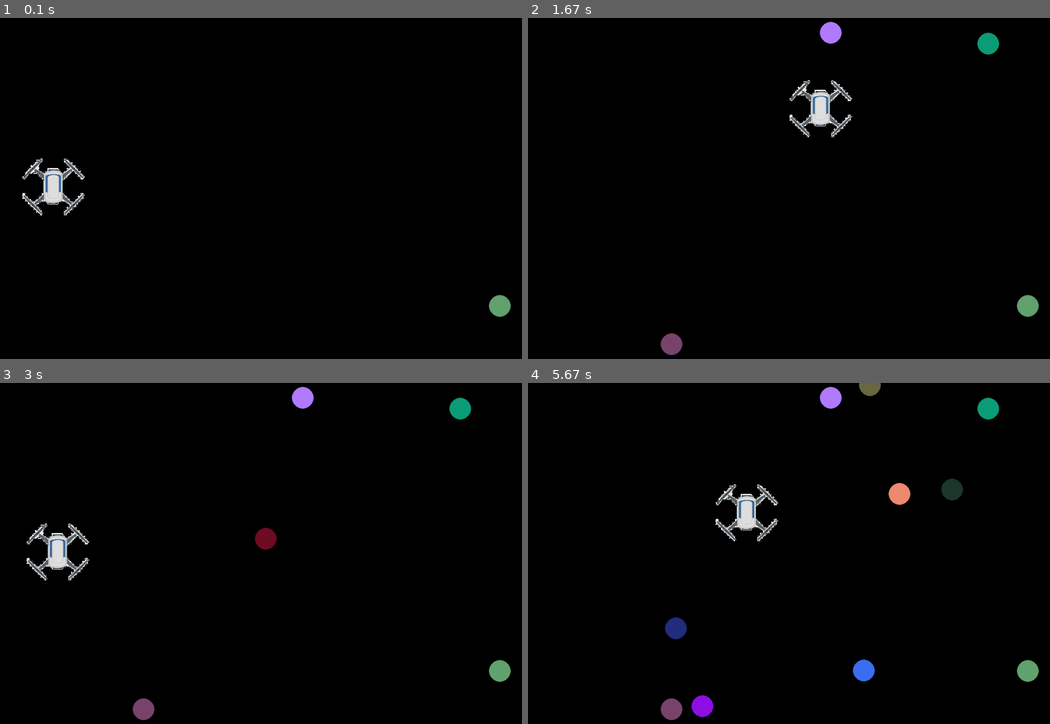
Above: before the commit, frames 1-4 (two rows, left to right).
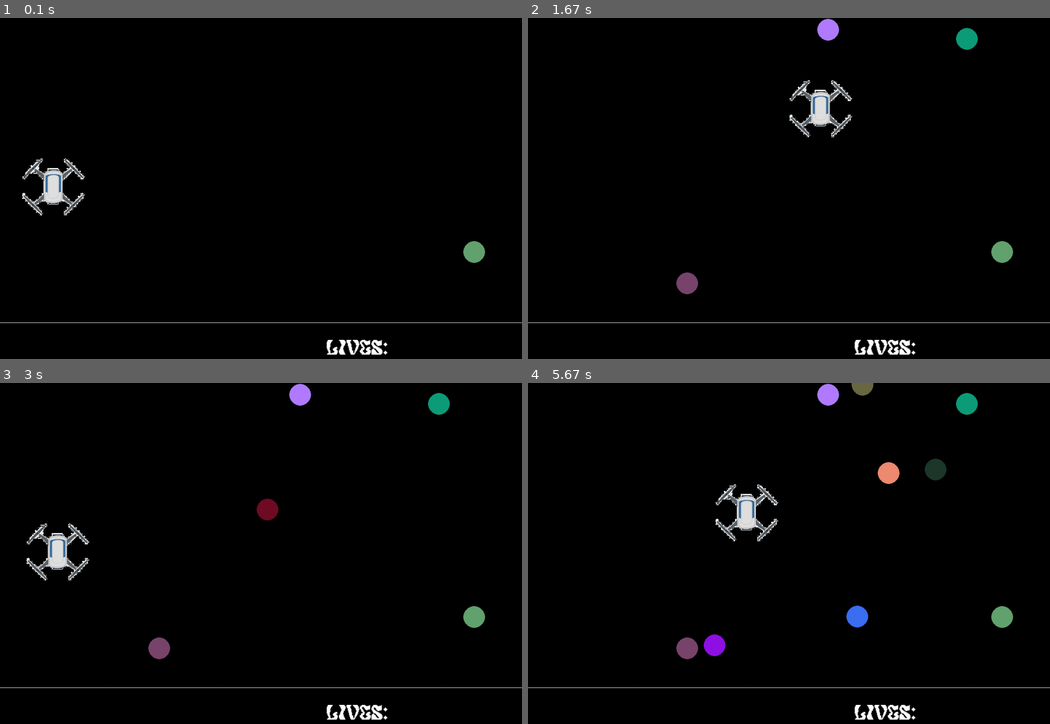
Above: after the commit, the same moments.

Repository: rigvedepur/Fll-Pygame
Game: pygame game, started from game.py
Same seed, same stepped clock (60 frames per second), same inputs: the game is played once before the commit and once after it.
Inputs:
- Up to frame 1 (0.1 s): no input
- Up to frame 2 (1.67 s): hold Right 0.33-0.8 s; hold Up 0.83-1.13 s; hold Right 1.17-1.63 s
- Up to frame 3 (3 s): hold Left 1.67-2.2 s; hold Down 2.23-2.53 s; hold Left 2.57-2.97 s
- Up to frame 4 (5.67 s): hold Up 3-3.37 s; hold Right 3.4-4.03 s; hold Down 4.07-4.43 s; hold Left 4.47-4.93 s; hold Right 4.97-5.43 s; hold Up from 5.47 s (still down)

The runs differ from the first frame. In frame 1, 0.9% of the frame differs, in the area x 0-100%, y 65-99%; in frame 2, 1.9%; in frame 3, 2.3%; in frame 4, 3.9%, in the area x 0-100%, y 0-99%.

Commit message:
lives part 1

Diff:
--- a/game.py
+++ b/game.py
@@ -3,12 +3,14 @@
 import time
 
 pygame.init()
+pygame.font.init()
 
+font = pygame.font.Font("pixel.ttf", 45)
 
 scale = 2.5
 
 screen = pygame.display.set_mode((1200, 800))
-player = pygame.image.load('example_kurma_robot.jpg')
+player = pygame.image.load('images/example_kurma_robot.jpg')
 player = pygame.transform.scale(player, (612/scale, 438/scale))
 player.set_colorkey((255, 255, 255))
 player_pos = [0, 300]
@@ -18,6 +20,14 @@
 moving_up = False
 clock = pygame.time.Clock()
 ballDestroyed = False
+
+heart1 = pygame.image.load('images/heart.webp')
+heart2 = pygame.image.load('images/heart.webp')
+heart3 = pygame.image.load('images/heart.webp')
+
+lives = 3
+
+
 
 player_rect = pygame.Rect(player_pos[0], player_pos[1], player.get_width(), player.get_height())
 
@@ -42,7 +52,7 @@
         def create_timer(self, ball_timer_index):
 
             self.TIMEREVENT = pygame.USEREVENT + ball_timer_index
-            pygame.time.set_timer(self.TIMEREVENT, 6000)
+            pygame.time.set_timer(self.TIMEREVENT, 9000)
 
 
 
@@ -54,8 +64,8 @@
 
 def create_random_ball():
     global ball_timer_index
-    x = random.randint(0, 1200)
-    y = random.randint(0, 800)
+    x = random.randint(75, 1135)
+    y = random.randint(0, 650)
     radius = 25
     color = (random.randint(0, 255), random.randint(0, 255), random.randint(0, 255))
     ball = Ball(x, y, radius, color)
@@ -71,6 +81,9 @@
 while running:
     screen.fill((0, 0, 0))
     screen.blit(player, player_pos)
+    pygame.draw.line(screen, (255, 255, 255), (0, 700), (1200, 700))
+    lives_text = font.render(f"Lives: ", True, (255, 255, 255), 130)
+    screen.blit(lives_text, (750, 740))
 
     if len(balls) != 0:
         for ball in balls:
@@ -80,7 +93,7 @@
         player_pos[0] -= 10
     if moving_right and player_pos[0] < screen.get_width() - player.get_width():
         player_pos[0] += 10
-    if moving_down and player_pos[1] < screen.get_height() - player.get_height():
+    if moving_down and player_pos[1] < 700 - player.get_height():
         player_pos[1] += 10
     if moving_up and player_pos[1] > 0:
         player_pos[1] -= 10
@@ -118,10 +131,16 @@
         for ball in balls:
             if event.type == ball.TIMEREVENT:
                 balls.remove(ball)
+                lives -= 1
+                print(f"Lives: {lives}")
 
             if player_rect.colliderect(ball.createRectForBall()):
                 print("Collision detected")
                 balls.remove(ball)
+
+    if lives == 0:
+        print("Game Over")
+        running = False
 
 
 
Binary file added: images/example_kurma_robot.jpg
Binary file added: images/heart.webp
Binary file added: pixel.ttf
